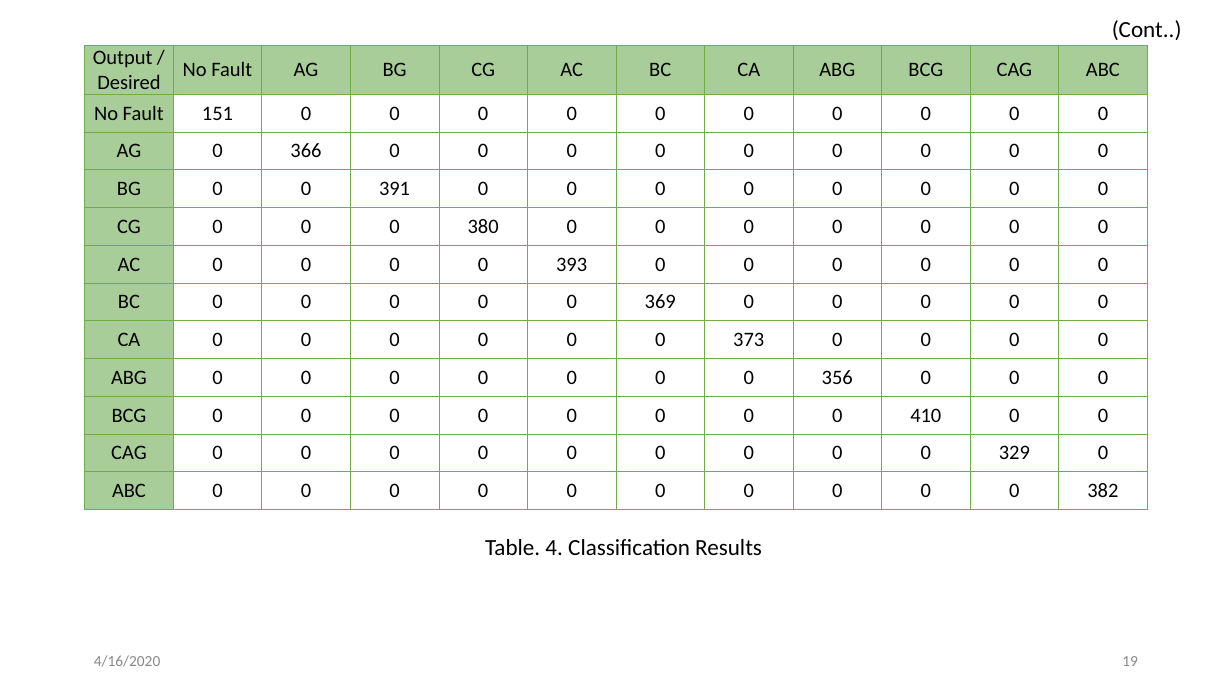
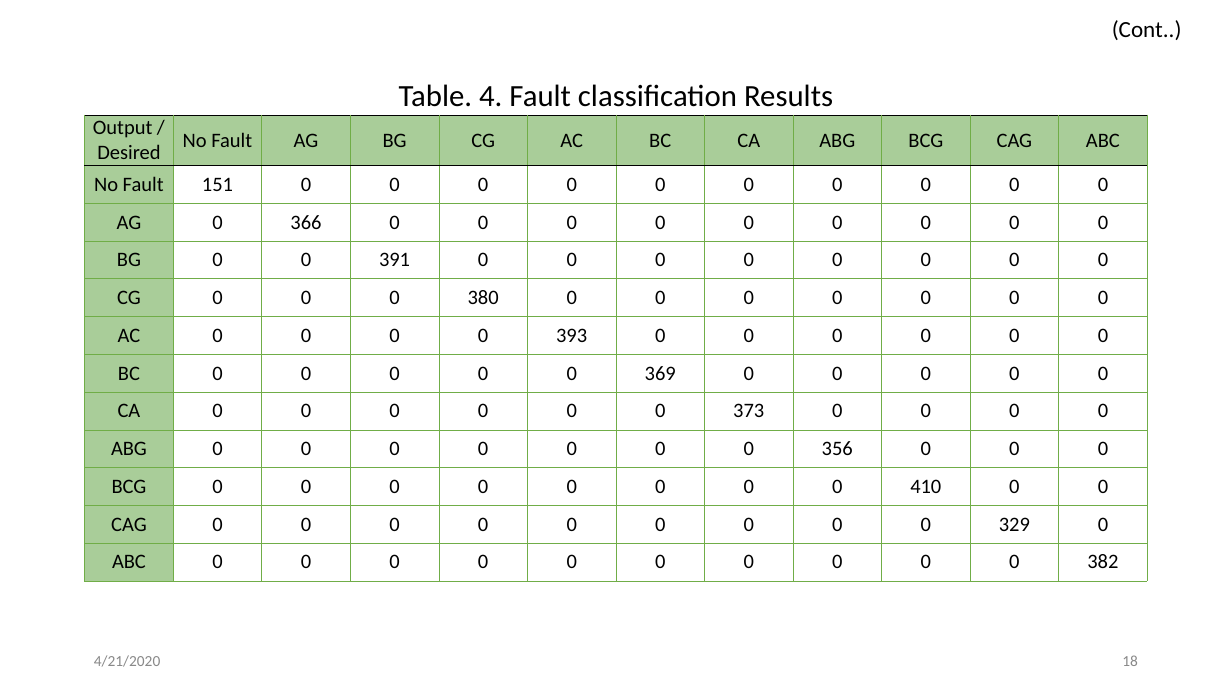
Before and after one commit to svec-final-year-project-eee/Project, a slide deck: slide 18 of Reviews/Final Review/Final Oral Presentation.pptx (slide 19 before the commit). Drawn at 1232x693 pixels with LibreOffice and Linux fonts; fonts in the diff are those of the drawing. Boxes give left, top, right and bottom in pixels: in the first picture for what was removed or moved away, otherwise in the second. Text is boxed around its words. In the diff, an @@ line names an element or a change of style, - is before the commit and + after.

```diff
--- a/Reviews/Final Review/Final Oral Presentation.pptx
+++ b/Reviews/Final Review/Final Oral Presentation.pptx
@@ table at <box>85,78,1150,580</box> @@
+row 1: Table. 4. Fault classification Results |  |  |  |  |  |  |  |  |  |  | 
@@ table: place and size @@
-table at <box>85,44,1150,509</box>
+table at <box>85,78,1150,580</box>
@@ text removed at <box>485,539,762,555</box> @@
-Table. 4. Classification Results
@@ text at <box>94,655,160,667</box>: text changed @@
-4/16/2020
+4/21/2020
@@ page number at <box>1122,655,1138,666</box>: text changed @@
-19
+18
```
Also in this commit, not shown: 25 other slides changed, 1 slide removed, 1 other file.
